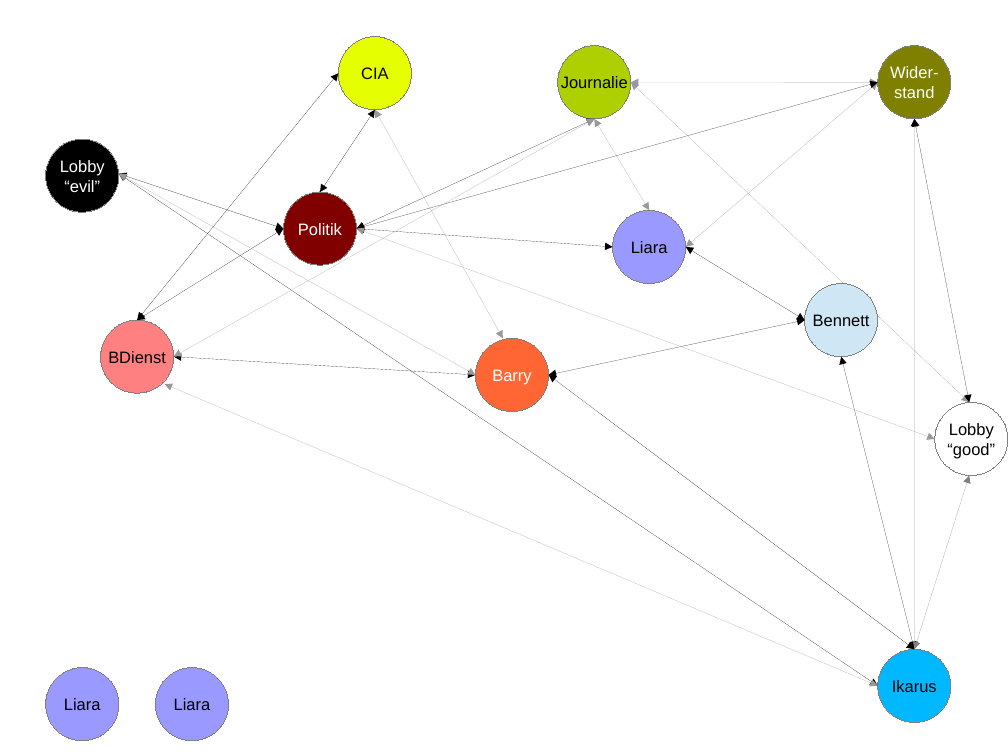
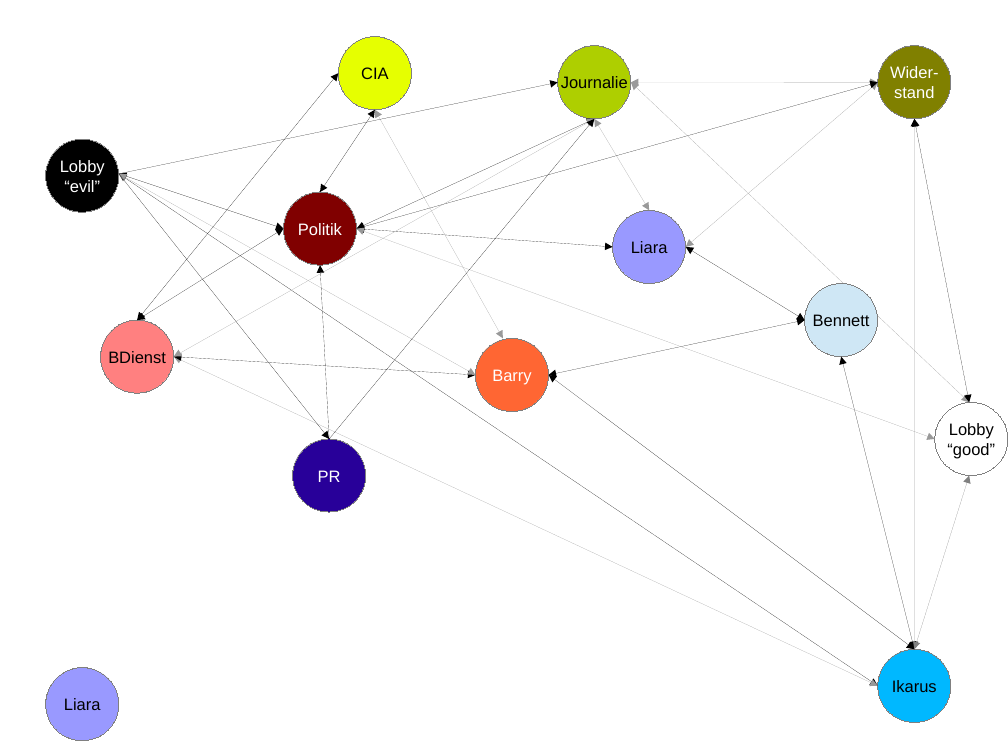
Before and after one commit to Nicone/igie, a slide deck: slide 2 of test.db/timeline_draft.odp. Drawn at 1008x756 pixels with LibreOffice and Linux fonts; fonts in the diff are those of the drawing. Boxes give left, top, right and bottom in pixels: in the first picture for what was removed or moved away, otherwise in the second. Text is boxed around its words. In the diff, an @@ line names an element or a change of style, - is before the commit and + after.

```diff
--- a/test.db/timeline_draft.odp
+++ b/test.db/timeline_draft.odp
@@ arrow added from (119, 174) to (558, 82), #000000 0 pt @@
@@ arrow added from (329, 439) to (595, 119), #000000 0 pt @@
@@ arrow added from (119, 174) to (329, 439), #000000 0 pt @@
@@ arrow added from (329, 439) to (320, 265), #000000 0 pt @@
@@ double arrow moved from (165, 384) - (878, 686) to (174, 357) - (878, 686) @@
@@ ellipse added at <box>293,439,366,512</box>, fill #280099, outline #808080 0 pt, 13 pt, text #FFFFFF @@
+PR
@@ ellipse removed at <box>155,668,229,741</box> @@
-Liara
```
Also in this commit, not shown: 1 other slide changed, 1 slide added, 20 other files.
